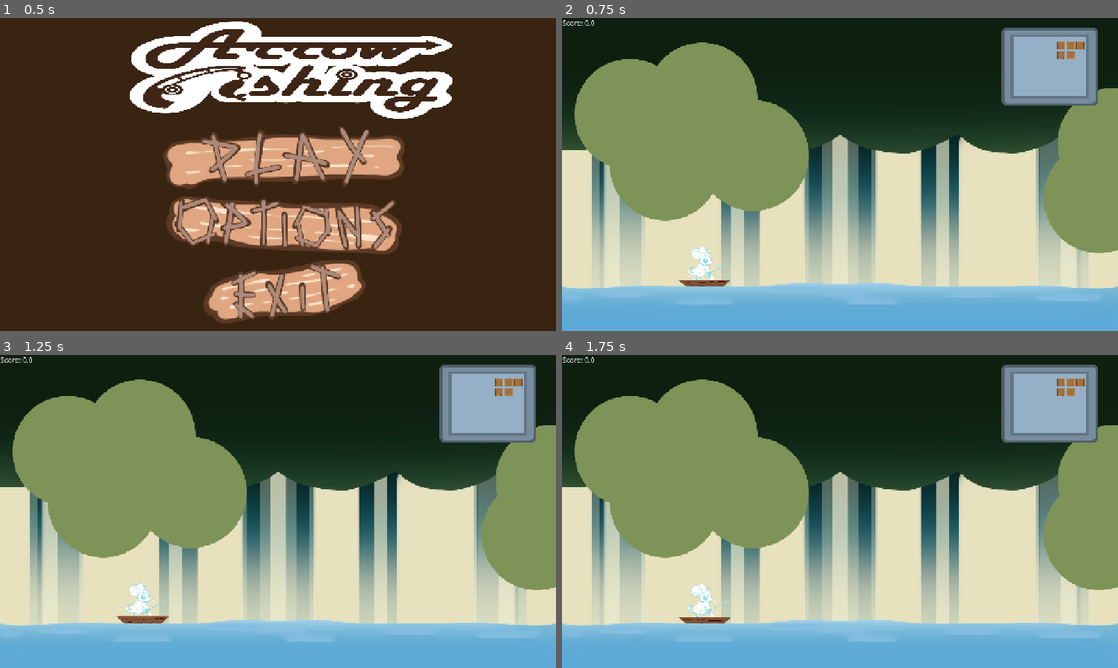
Above: before the commit, frames 1-4 (two rows, left to right).
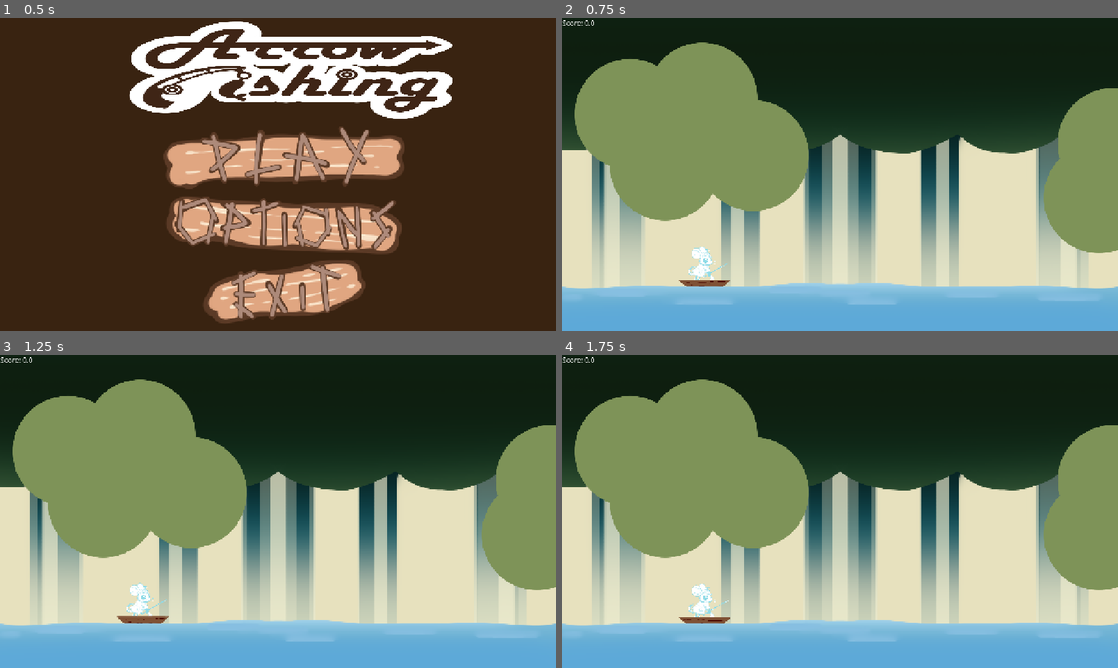
Above: after the commit, the same moments.

Repository: Meoah/Team-Awesome
Game: Godot game, scene res://scenes/default.tscn
Two runs of this game, one before a commit and one after it. Both use one fixed random seed, a clock stepped at 60 frames per second and the inputs below.
Inputs (mouse positions are in pixels of both pictures, inside the frame that each line leads up to):
- Up to frame 1 (0.5 s): no input
- Up to frame 2 (0.75 s): click (845, 158) at 0.5 s
- Up to frame 3 (1.25 s): no input
- Up to frame 4 (1.75 s): click (845, 495) at 1.25 s

Frame 1 is identical in both runs. In frame 2, 4.3% of the frame differs, in the area x 79-97%, y 3-28%; in frame 3, 4.3%; in frame 4, 4.3%.
Error before the commit: Invalid access to property or key 'inventory' on a base object of type 'Node (inventory.gd)'. (res://scripts/ui/inventory_ui.gd:18)

Commit message:
Removing inventory ui

Diff:
--- a/scenes/game/daytime_main.tscn
+++ b/scenes/game/daytime_main.tscn
@@ -1,8 +1,7 @@
-[gd_scene load_steps=15 format=3 uid="uid://4wis367byvft"]
+[gd_scene load_steps=14 format=3 uid="uid://4wis367byvft"]
 
 [ext_resource type="Script" uid="uid://n3jjvqnan6hy" path="res://scripts/game/daytime_main.gd" id="1_2jsv6"]
 [ext_resource type="PackedScene" uid="uid://c4g7xtu4dc0po" path="res://scenes/actors/main_character.tscn" id="1_oxlu7"]
-[ext_resource type="PackedScene" uid="uid://dptqmpmoflqxv" path="res://scenes/ui/inventory_ui.tscn" id="2_crqjc"]
 [ext_resource type="PackedScene" uid="uid://bbklku0slqk5d" path="res://scenes/ui/arrows.tscn" id="2_kebv3"]
 [ext_resource type="PackedScene" uid="uid://8rtag1fl3an4" path="res://scenes/actors/bobber.tscn" id="3_6j7wl"]
 [ext_resource type="Texture2D" uid="uid://diefr1j4j4pji" path="res://assets/textures/background/FishingBGFiller.png" id="3_nw5db"]
@@ -150,8 +149,6 @@
 scale = Vector2(3, 3)
 texture = ExtResource("10_nw8sa")
 
-[node name="Inventory_UI" parent="." instance=ExtResource("2_crqjc")]
-
 [node name="Water" type="Area2D" parent="."]
 position = Vector2(640, 360)
 
--- a/scripts/ui/inventory_ui.gd
+++ /dev/null
@@ -1,23 +0,0 @@
-extends Control
-
-#Finds the grid container with the slots
-@onready var slot_grid = $Panel/SlotGrid
-
-func _ready():
-	update_inventory_ui()
-
-func update_inventory_ui() -> void:
-	#Get all of the slot panels inside of the grid container
-	var slots = slot_grid.get_children()
-
-	#Read through each slot:
-	for i in range(slots.size()):
-		var slot = slots[i]
-		var label = slot.get_node("Label")
-
-		if i < Inventory.inventory.size():
-			var fish_id = Inventory.inventory[i]
-			var fish_name = Inventory.get_fish_name(fish_id)
-			label.text = fish_name
-		else:
-			label.text = ""
Not shown: 1 places in scenes/ui/inventory_ui.tscn that only renumber resources
Not shown, removed: scripts/ui/inventory_ui.gd.uid
